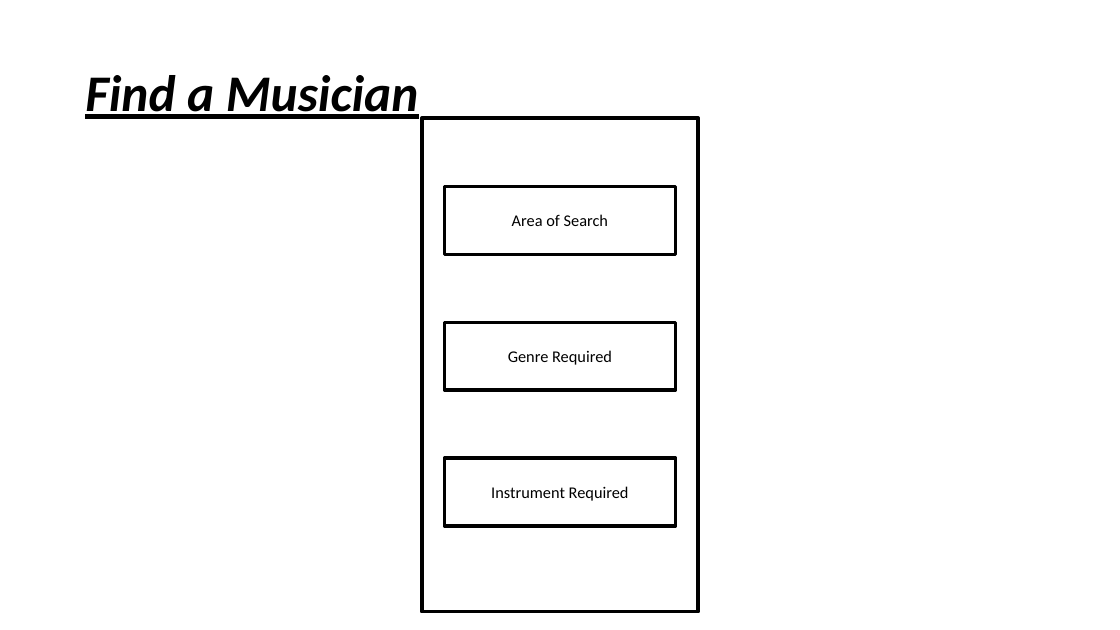
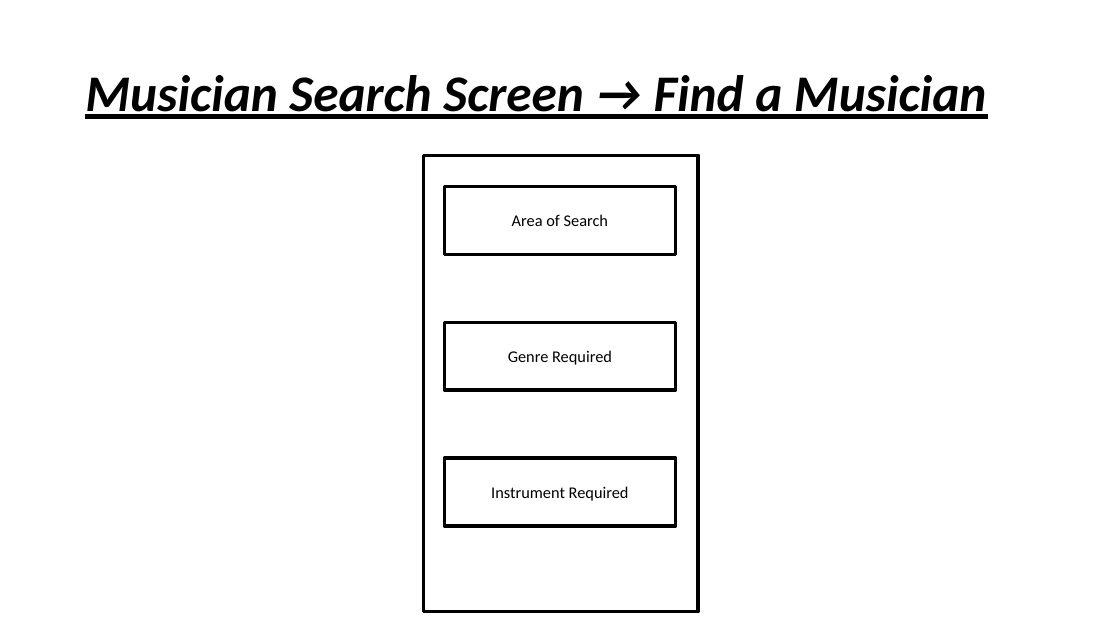
Before and after one commit to LidorPrototype/MusicianFinder, a slide deck: slide 6 of Musician Finder Specification Document.pptx. Drawn at 1120x630 pixels with LibreOffice and Linux fonts; fonts in the diff are those of the drawing. Boxes give left, top, right and bottom in pixels: in the first picture for what was removed or moved away, otherwise in the second. Text is boxed around its words. In the diff, an @@ line names an element or a change of style, - is before the commit and + after.

Commit message:
Created the basic page template of:  - Menu Page  - Private Area Page  - Band Search Page  - Musician Search Page

```diff
--- a/Musician Finder Specification Document.pptx
+++ b/Musician Finder Specification Document.pptx
@@ title at (x1=85, y1=75, x2=986, y2=119): text changed @@
-Find a Musician
+Musician Search Screen → Find a Musician
@@ rectangle resized from (x1=422, y1=118, x2=698, y2=613) to (x1=423, y1=155, x2=698, y2=612) @@
```
Also in this commit, not shown: 2 other slides changed, 9 other files.
